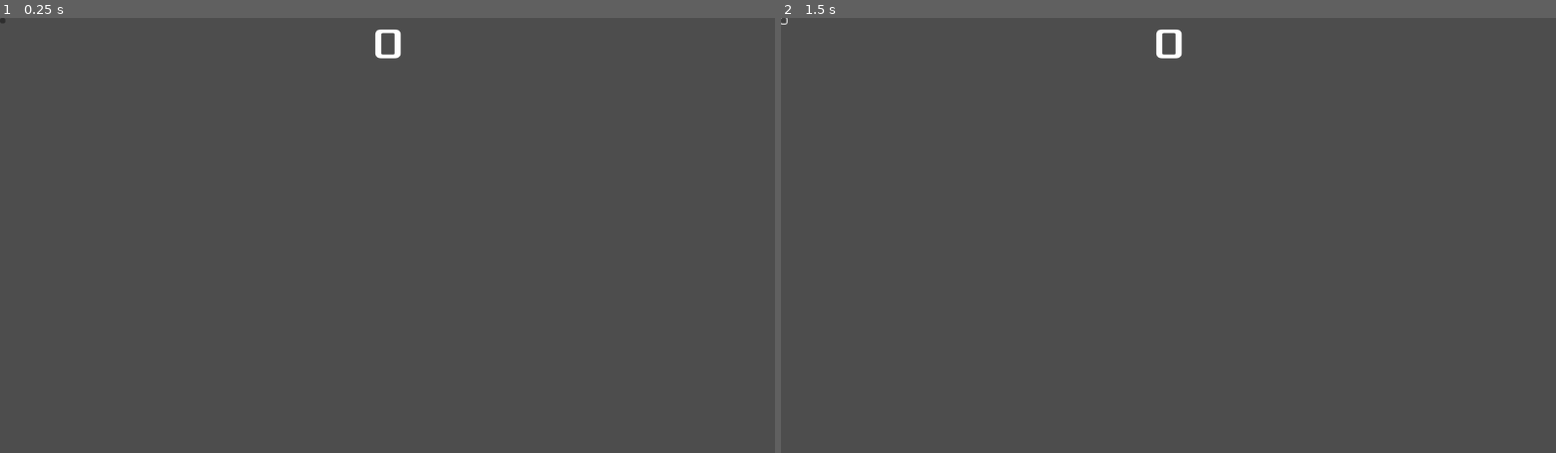
Above: before the commit, frames 1-2 (left to right).
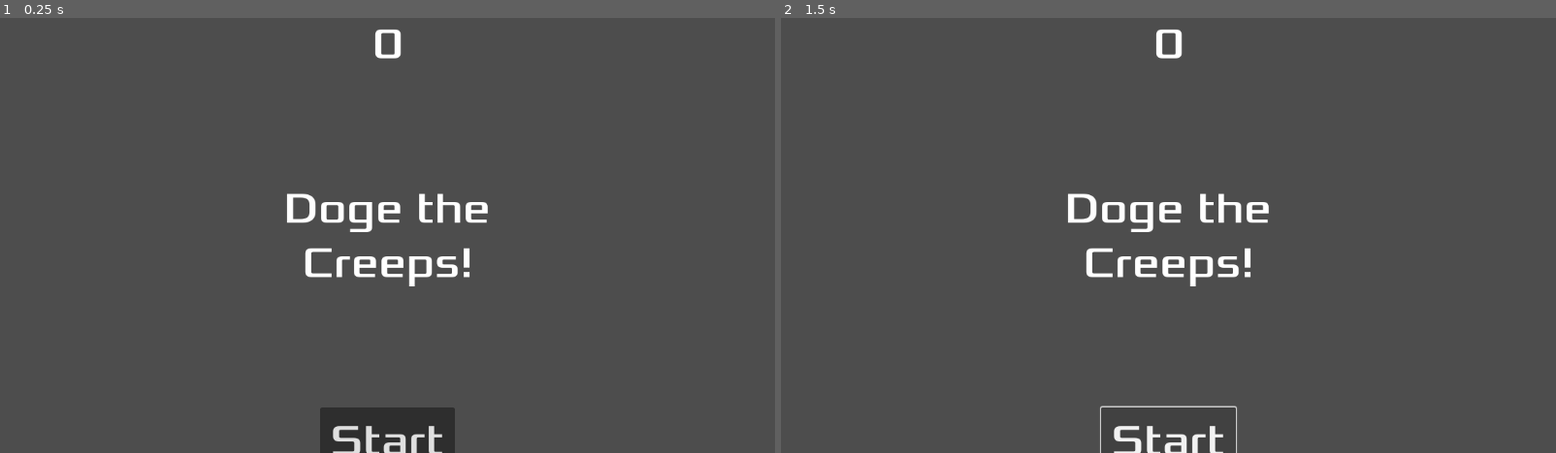
Above: after the commit, the same moments.

Repository: BOYZA408/ProjectMiniLearn2D
Game: Godot game, scene res://hud.tscn
Two runs of this game, one before a commit and one after it. Both use one fixed random seed, a clock stepped at 60 frames per second and the inputs below. This scene is started directly instead of the project's main scene.
Inputs (mouse positions are in pixels of both pictures, inside the frame that each line leads up to; where the layout moved, square brackets give the same spot in the first picture):
- Up to frame 1 (0.25 s): no input
- Up to frame 2 (1.5 s): click (1168, 439) [781, 22] at 0.5 s; click (1168, 439) [781, 22] at 1.25 s

The runs differ from the first frame. In frame 1, 3.1% of the frame differs, in the area x 0-63%, y 0-100%; in frame 2, 1.8%.

Commit message:
update hub

Diff:
--- /dev/null
+++ b/hud.gd
@@ -0,0 +1,18 @@
+extends CanvasLayer
+
+signal start_game
+
+
+# Called when the node enters the scene tree for the first time.
+func _ready() -> void:
+	pass # Replace with function body.
+
+
+func show_message(text):
+	$Message.text = text
+	$Message.show()
+	$MessageTimer.start()
+
+# Called every frame. 'delta' is the elapsed time since the previous frame.
+func _process(delta: float) -> void:
+	pass
--- a/hud.tscn
+++ b/hud.tscn
@@ -1,8 +1,10 @@
-[gd_scene load_steps=2 format=3 uid="uid://ds86dilqlow7n"]
+[gd_scene load_steps=3 format=3 uid="uid://ds86dilqlow7n"]
 
+[ext_resource type="Script" path="res://hud.gd" id="1_oolup"]
 [ext_resource type="FontFile" uid="uid://ce1353wb1ps3h" path="res://fonts/Xolonium-Regular.ttf" id="1_wyi2a"]
 
 [node name="HUD" type="CanvasLayer"]
+script = ExtResource("1_oolup")
 
 [node name="ScoreLabel" type="Label" parent="."]
 anchors_preset = 5
@@ -18,15 +20,41 @@
 text = "0"
 
 [node name="Message" type="Label" parent="."]
-offset_right = 40.0
-offset_bottom = 23.0
+anchors_preset = 8
+anchor_left = 0.5
+anchor_top = 0.5
+anchor_right = 0.5
+anchor_bottom = 0.5
+offset_left = -240.0
+offset_top = -79.5
+offset_right = 240.0
+offset_bottom = 79.5
+grow_horizontal = 2
+grow_vertical = 2
+size_flags_horizontal = 4
 theme_override_fonts/font = ExtResource("1_wyi2a")
 theme_override_font_sizes/font_size = 64
+text = "Doge the Creeps!"
+horizontal_alignment = 1
+vertical_alignment = 1
+autowrap_mode = 2
 
 [node name="StartButton" type="Button" parent="."]
-offset_right = 8.0
-offset_bottom = 8.0
+anchors_preset = 7
+anchor_left = 0.5
+anchor_top = 1.0
+anchor_right = 0.5
+anchor_bottom = 1.0
+offset_left = -100.0
+offset_top = -68.0
+offset_right = 100.0
+offset_bottom = 32.0
+grow_horizontal = 2
+grow_vertical = 0
 theme_override_fonts/font = ExtResource("1_wyi2a")
 theme_override_font_sizes/font_size = 64
+text = "Start"
 
 [node name="MessageTimer" type="Timer" parent="."]
+wait_time = 2.0
+one_shot = true
